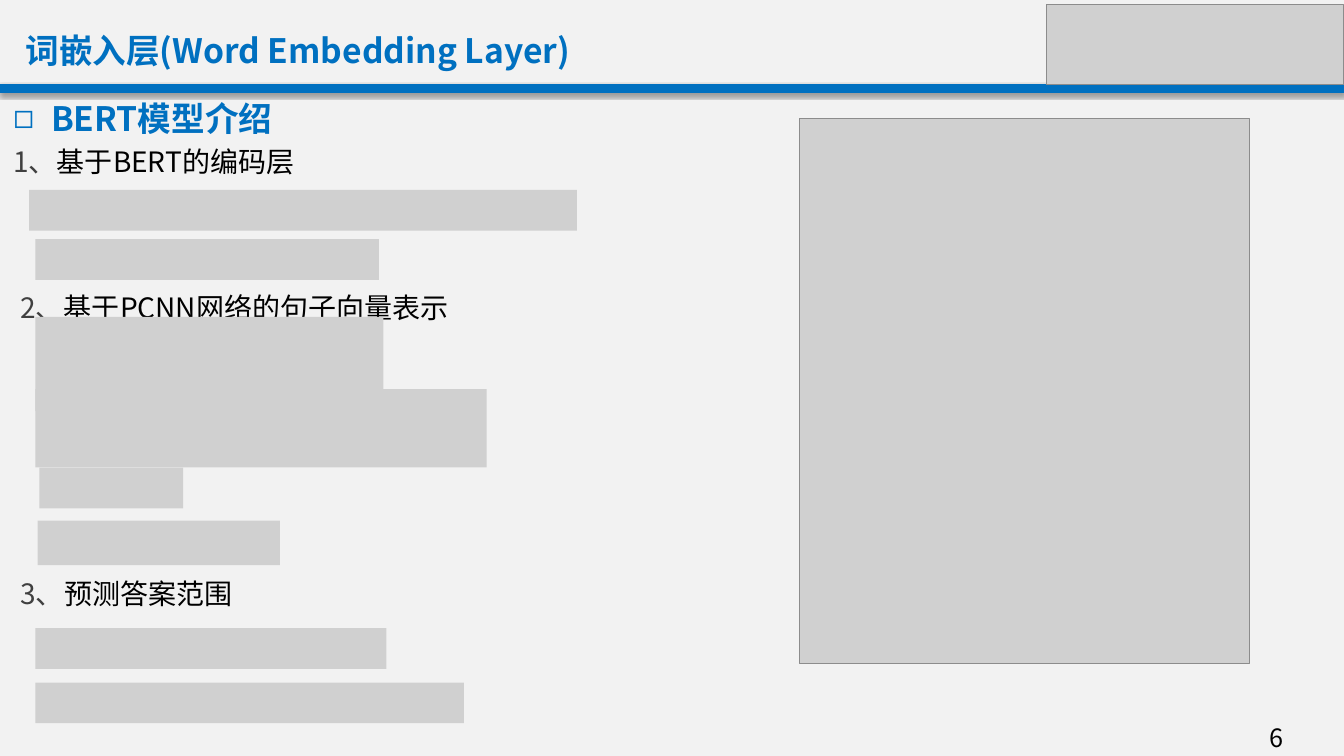
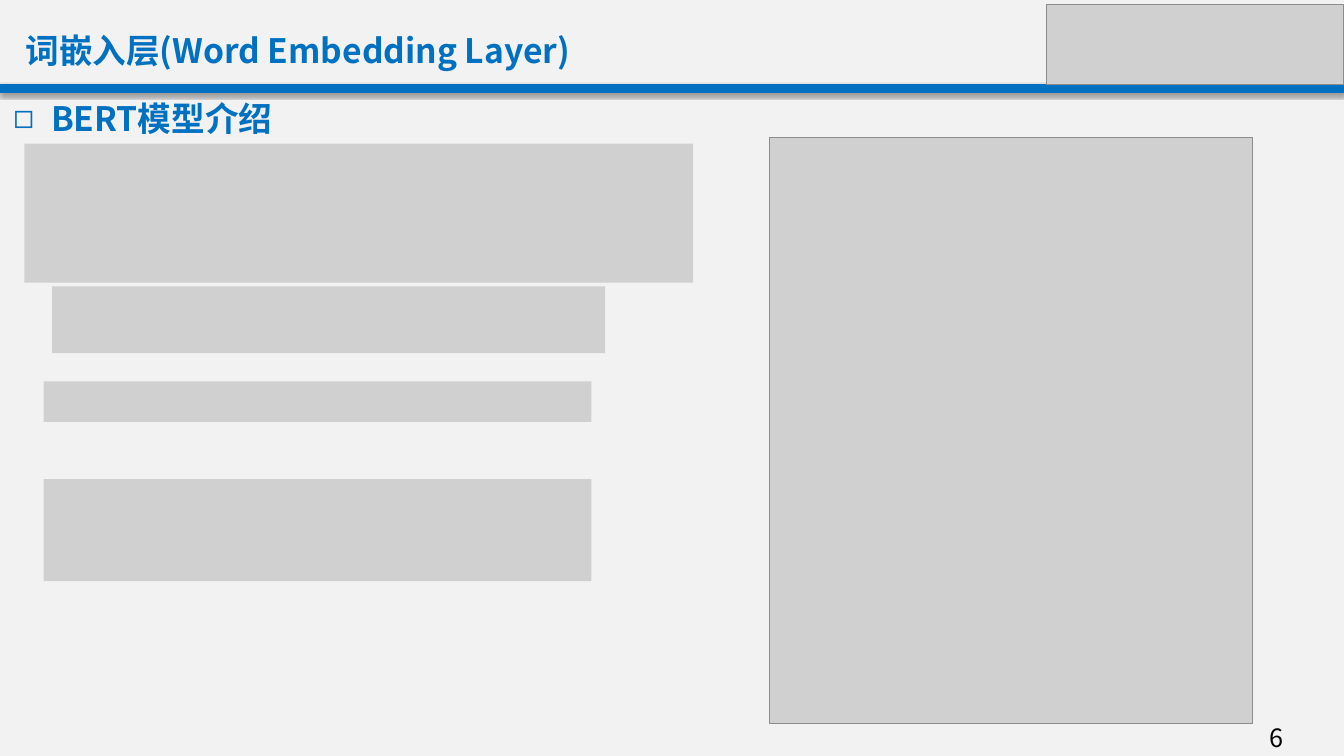
Before and after one commit to Mrbendy/djangohkh, a slide deck: slide 6 of mid/何康镐中期答辩.pptx. Drawn at 1344x756 pixels with LibreOffice and Linux fonts; fonts in the diff are those of the drawing; grey boxes stand for pictures; background and template pictures are left out. Boxes give left, top, right and bottom in pixels: in the first picture for what was removed or moved away, otherwise in the second. Text is boxed around its words. In the diff, an @@ line names an element or a change of style, - is before the commit and + after.

```diff
--- a/mid/何康镐中期答辩.pptx
+++ b/mid/何康镐中期答辩.pptx
@@ picture: place and size @@
-picture at bbox=[800, 118, 1250, 663]
+picture at bbox=[770, 138, 1253, 724]
@@ group added at bbox=[24, 143, 693, 581]: 4 pictures @@
@@ group removed at bbox=[13, 148, 577, 723]: 8 pictures, 3 texts @@
-1、基于BERT的编码层
-2、基于PCNN网络的句子向量表示
-3、预测答案范围
```
Also in this commit, not shown: 2 other slides changed, 2 other files.
